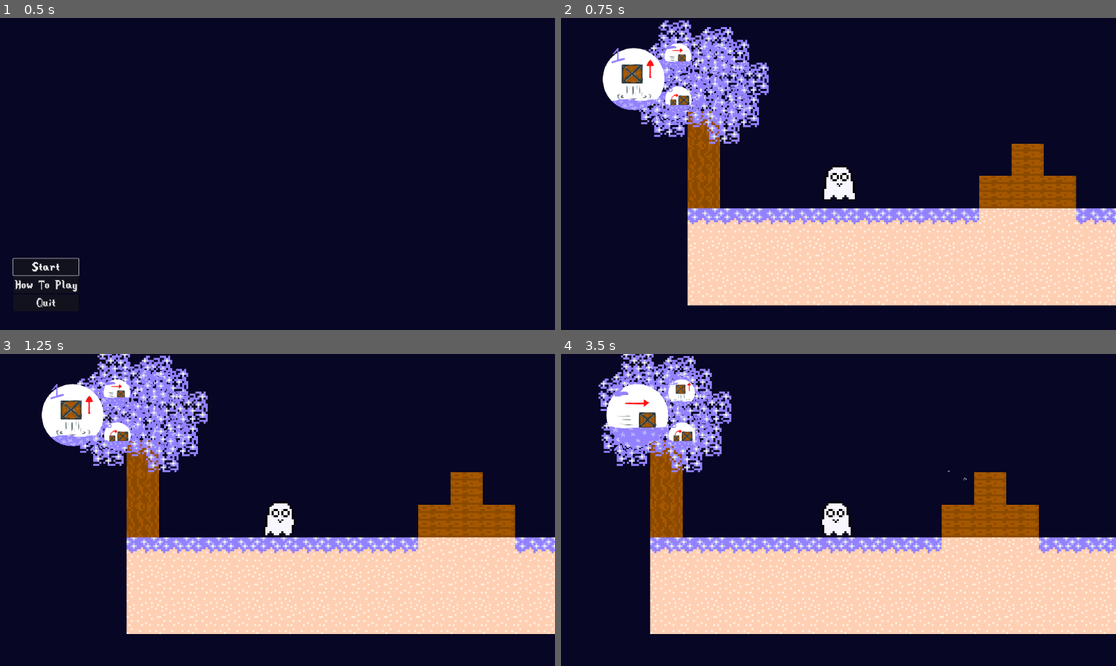
Above: before the commit, frames 1-4 (two rows, left to right).
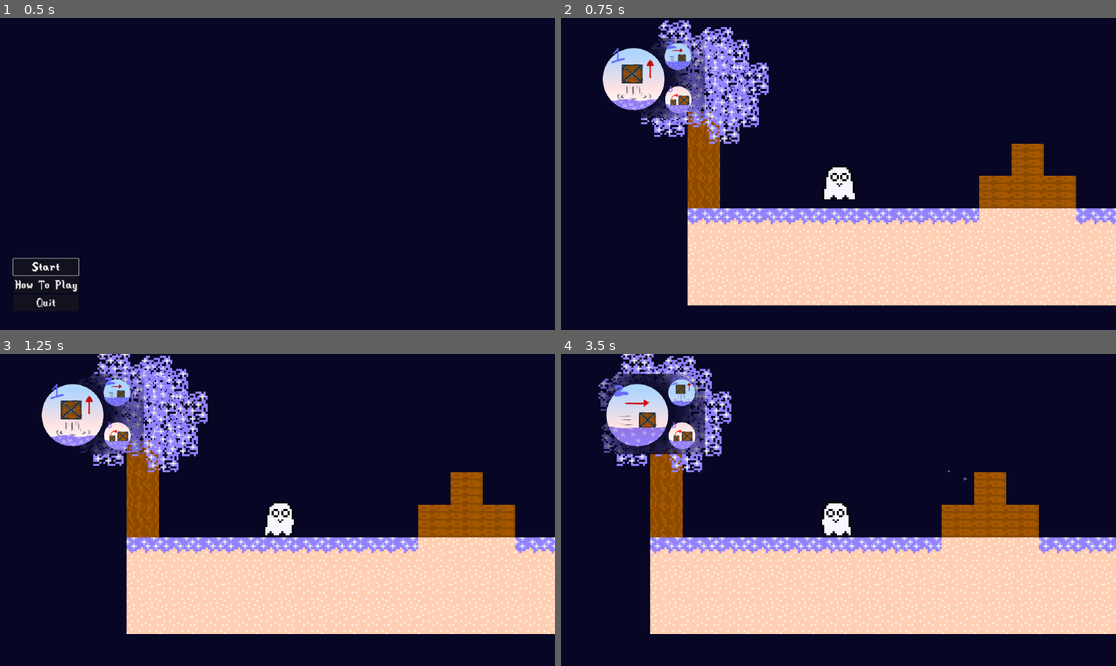
Above: after the commit, the same moments.

Repository: IonelPopJara/Game
Game: Godot game, scene res://Scenes/menu.tscn
Same seed, same stepped clock (60 frames per second), same inputs: the game is played once before the commit and once after it.
Inputs (mouse positions are in pixels of both pictures, inside the frame that each line leads up to):
- Up to frame 1 (0.5 s): no input
- Up to frame 2 (0.75 s): click "Start" at 0.5 s
- Up to frame 3 (1.25 s): no input
- Up to frame 4 (3.5 s): tap Enter at 1.25 s; move the mouse to (960, 494) at 1.27 s; press the mouse at (960, 494) at 1.28 s; hold D (move_right) 1.28-2.78 s; tap Space (jump) at 1.52, 2.27 s; move the mouse to (727, 525) at 2.02 s; release the mouse at (727, 525) at 2.03 s; tap 1 (whisper_1) at 2.1 s; move the mouse to (894, 441) at 2.77 s; hold A (move_left) from 2.78 s (still down); tap 2 (whisper_2) at 2.85 s

Frame 1 is identical in both runs. In frame 2, 2.8% of the frame differs, in the area x 7-27%, y 6-33%; in frame 3, 2.9%; in frame 4, 3.6%, in the area x 6-27%, y 6-33%.

Commit message:
Make whisper UI visible

Diff:
--- /dev/null
+++ b/Scenes/Label.gd
@@ -0,0 +1,22 @@
+extends Label
+
+signal hit
+
+
+# Called when the node enters the scene tree for the first time.
+func _ready():
+	hide()
+	pass # Replace with function body.
+
+
+# Called every frame. 'delta' is the elapsed time since the previous frame.
+func _process(delta):
+	pass
+
+
+func _on_movement_sign_body_entered(body):
+	show() # Replace with function body.
+
+
+func _on_movement_sign_body_exited(body):
+	hide() # Replace with function body.
Not shown: 1 places in Scenes/Level0.tscn that only renumber resources
Not shown: 1 places in Scenes/Level1.tscn that only renumber resources
Not shown: 1 places in Scenes/Level2.tscn that only renumber resources
Binary file changed: Sprites/whisper-ui.png
